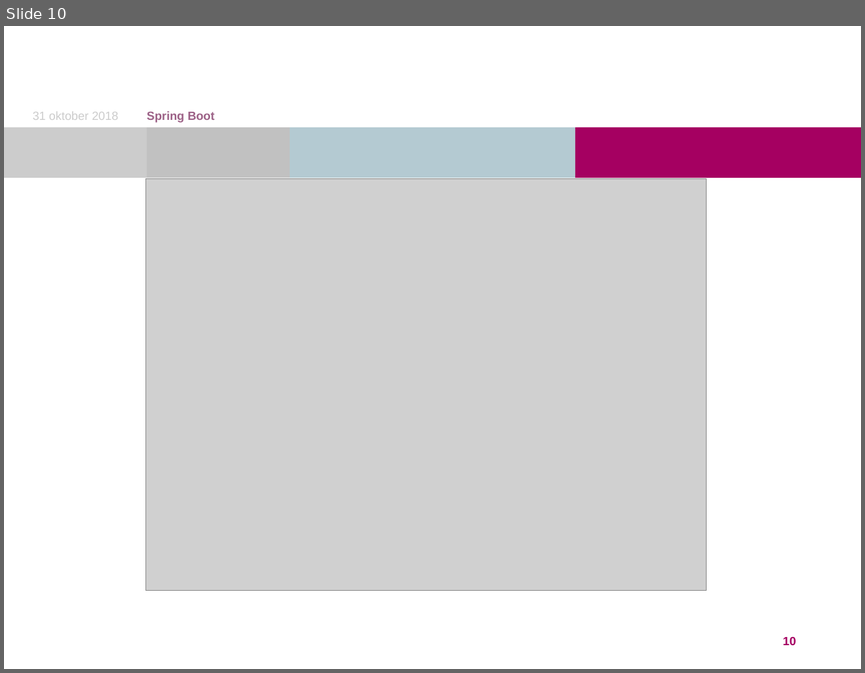
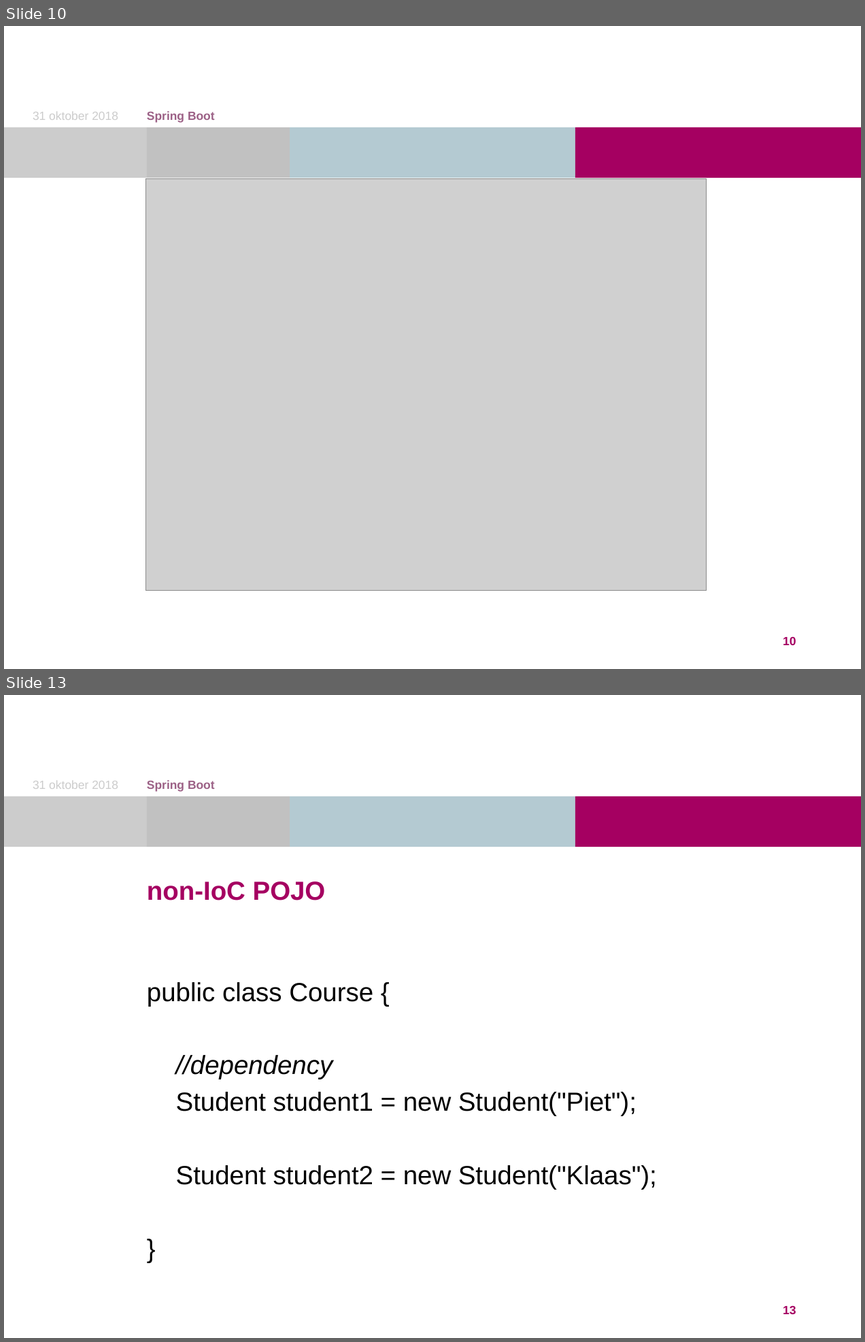
Before and after one commit to DutchDave/springboot-workshop, a slide deck: Spring Boot.pptx. Shown one above the other, each under a label of ours: slide 10 before the commit, slides 10 and 13 after it; the slides between them are not shown. The pictures are 865x673 and 865x1342 pixels, drawn with LibreOffice and Linux fonts; fonts in the diff are those of the drawing; grey boxes stand for pictures; background and template pictures are left out. Boxes give left, top, right and bottom in pixels: in the first picture for what was removed or moved away, otherwise in the second. Text is boxed around its words. In the diff, an @@ line names an element or a change of style, - is before the commit and + after.

```diff
--- a/Spring Boot.pptx
+++ b/Spring Boot.pptx
@@ slide 13 added at box(4, 695, 861, 1338), background #FFFFFF; not listed: 4 template elements that a slide beside it also shows @@
@@ text added at box(33, 781, 118, 789), 10 pt, text #CCCCCC @@
+31 oktober 2018
@@ text added at box(147, 780, 215, 792), 10 pt, text #9C6186, bold @@
+Spring Boot
@@ title added at box(147, 881, 326, 900), 22 pt, text #A50061, bold @@
+non-IoC POJO
@@ text added at box(147, 982, 657, 1189), 22 pt, text #000000 @@
+public class Course {
+//dependency
+Student student1 = new Student("Piet");
+Student student2 = new Student("Klaas");
+}
@@ page number added at box(783, 1305, 796, 1314), 10 pt, text #A50061, bold @@
+13
```
Also in this commit, not shown: 10 other slides added.
